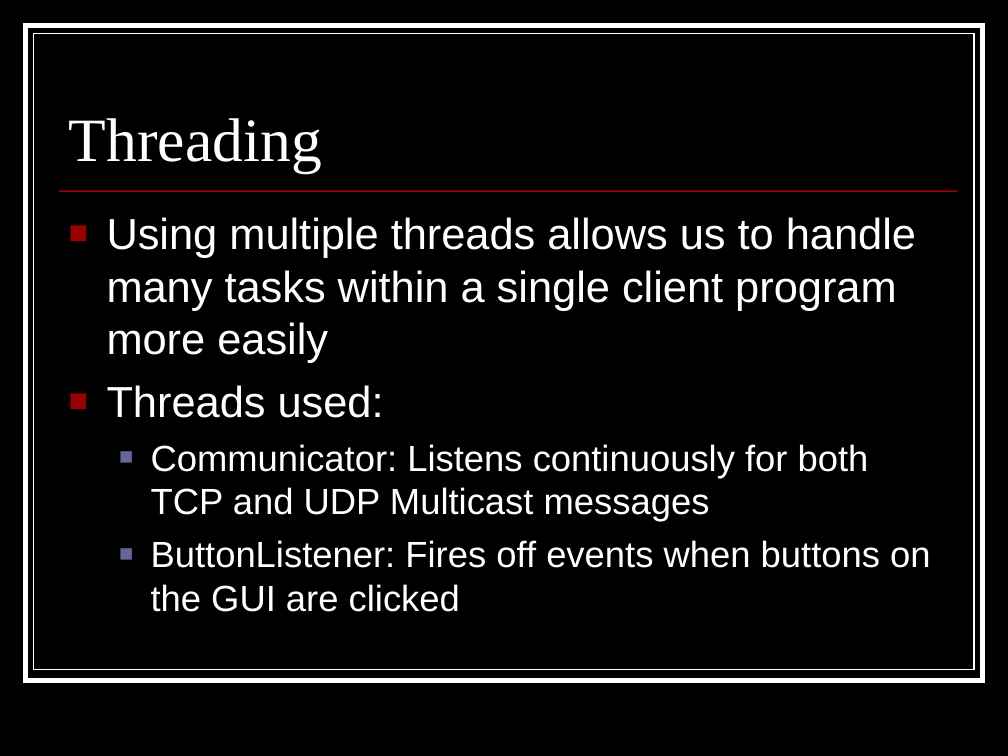
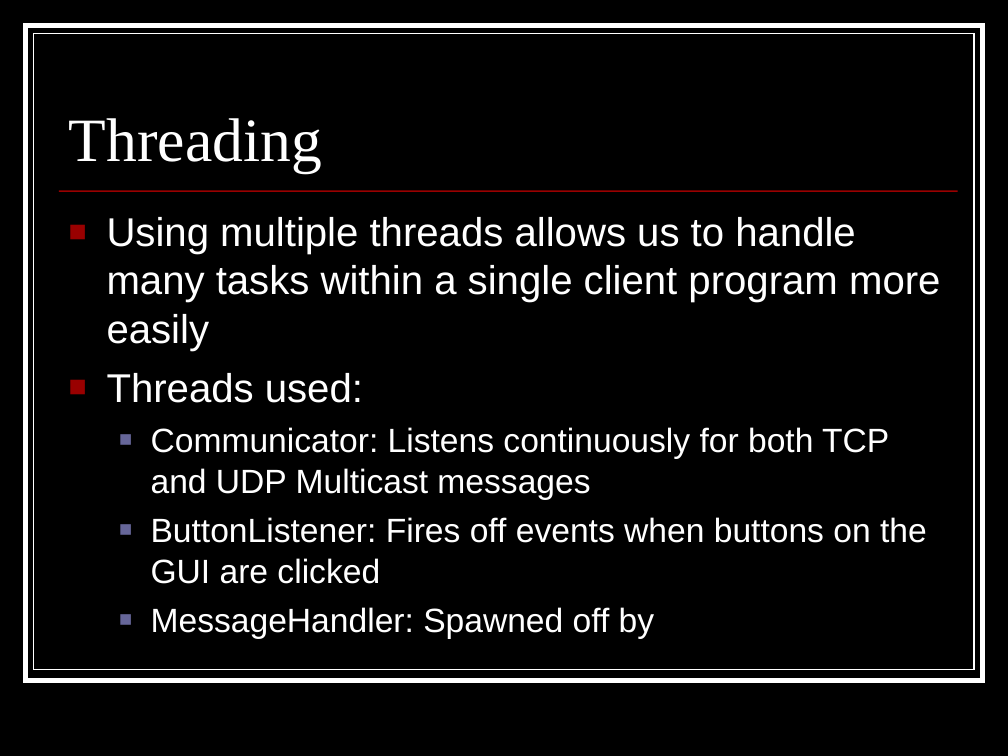
Before and after one commit to appleguru/p2pset, a slide deck: slide 20 of Other Documents/Final Presentation.ppt. Drawn at 1008x756 pixels with LibreOffice and Linux fonts; fonts in the diff are those of the drawing. Boxes give left, top, right and bottom in pixels: in the first picture for what was removed or moved away, otherwise in the second. Text is boxed around its words. In the diff, an @@ line names an element or a change of style, - is before the commit and + after.

Commit message:
Current ppt

```diff
--- a/Other Documents/Final Presentation.ppt
+++ b/Other Documents/Final Presentation.ppt
@@ text at bbox=[107, 217, 940, 584]: size 31 to 28.7 pt in "Using multiple threads allows us to handle ...", "Threads used:"; size 26 to 24.1 pt in "Communicator: Listens continuously for both TCP and ...", "ButtonListener: Fires off events when buttons on ..." @@
@@ text at bbox=[151, 607, 654, 639]: paragraph added @@
+  ■ MessageHandler: Spawned off by
```
